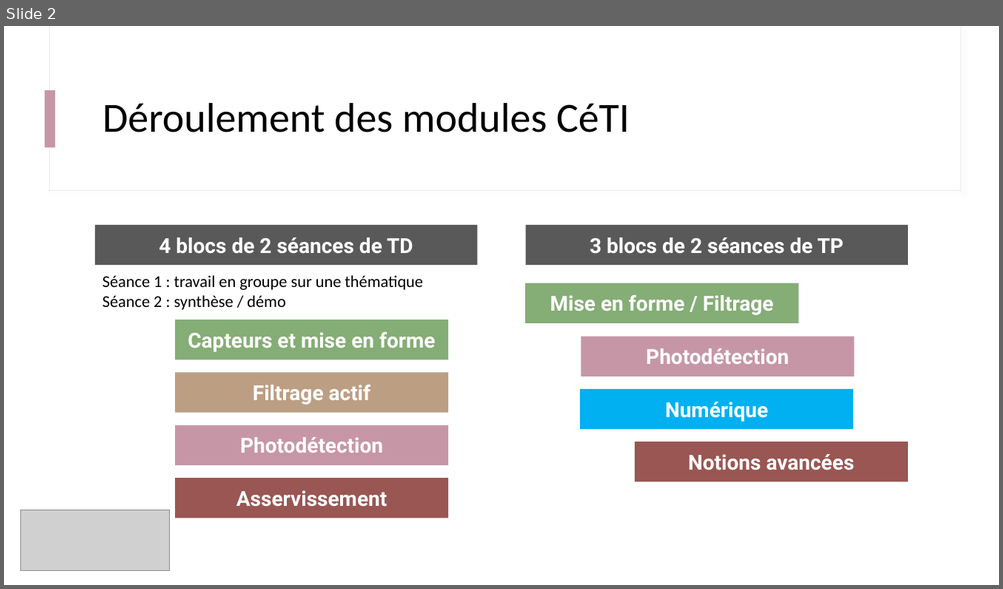
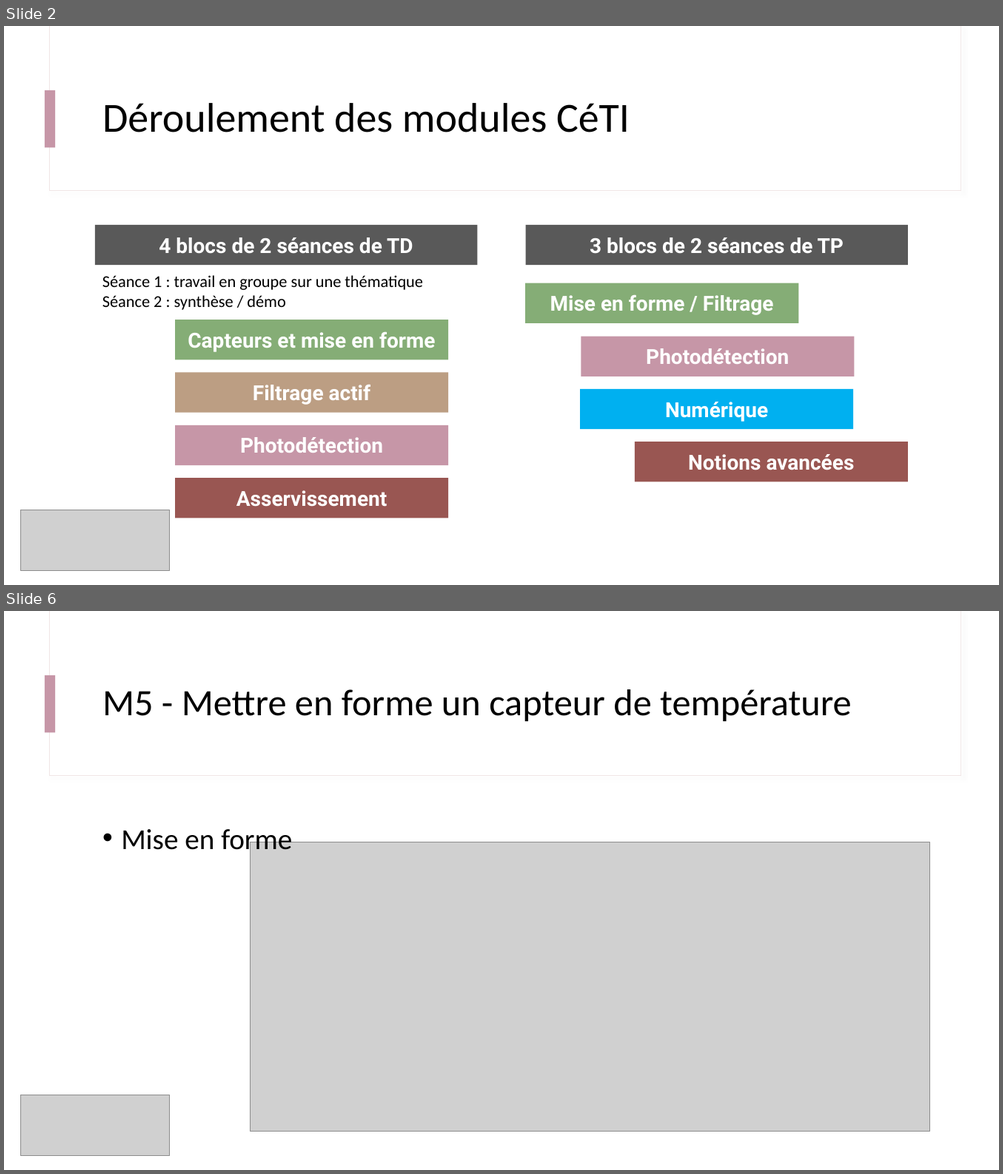
Before and after one commit to IOGS-Digital-Methods/semester-5, a slide deck: CeTI/b1_capteurs/B1_1_capteurs.pptx. Shown one above the other, each under a label of ours: slide 2 before the commit, slides 2 and 6 after it; the slides between them are not shown. The pictures are 1003x589 and 1003x1174 pixels, drawn with LibreOffice and Linux fonts; fonts in the diff are those of the drawing; grey boxes stand for pictures. Boxes give left, top, right and bottom in pixels: in the first picture for what was removed or moved away, otherwise in the second. Text is boxed around its words. In the diff, an @@ line names an element or a change of style, - is before the commit and + after.

```diff
--- a/CeTI/b1_capteurs/B1_1_capteurs.pptx
+++ b/CeTI/b1_capteurs/B1_1_capteurs.pptx
@@ slide 6 added at bbox=[4, 611, 999, 1170], background #FFFFFF; not listed: 3 template elements that a slide beside it also shows @@
@@ title added at bbox=[102, 689, 851, 721], 36 pt, text #000000 @@
+M5 - Mettre en forme un capteur de température
@@ text added at bbox=[121, 829, 292, 857], 28 pt, text #000000 @@
+• Mise en forme
@@ picture added at bbox=[250, 843, 930, 1131] @@
@@ picture added at bbox=[20, 1095, 170, 1156] @@
```
Also in this commit, not shown: 1 slide changed, 2 other slides added, 9 other files.
